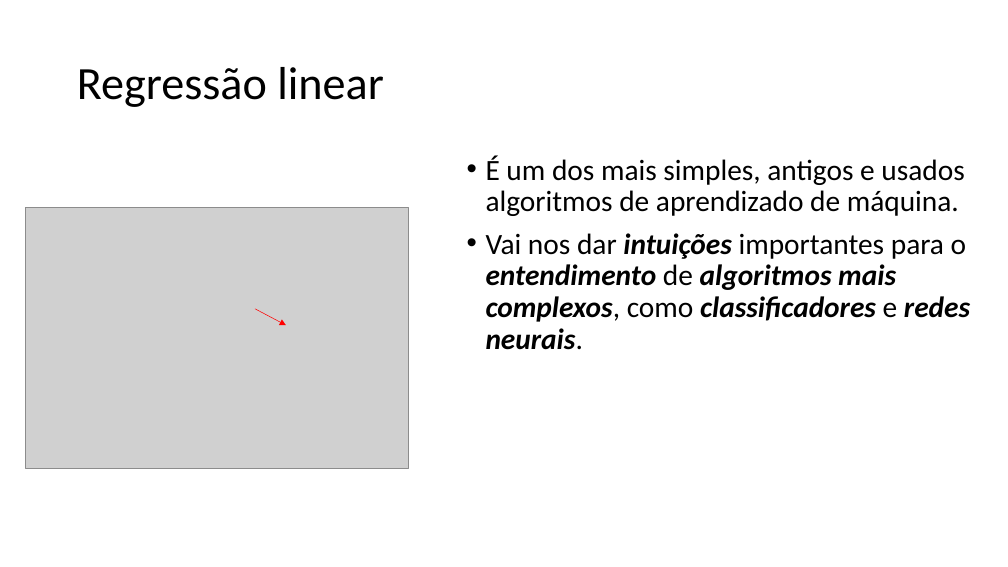
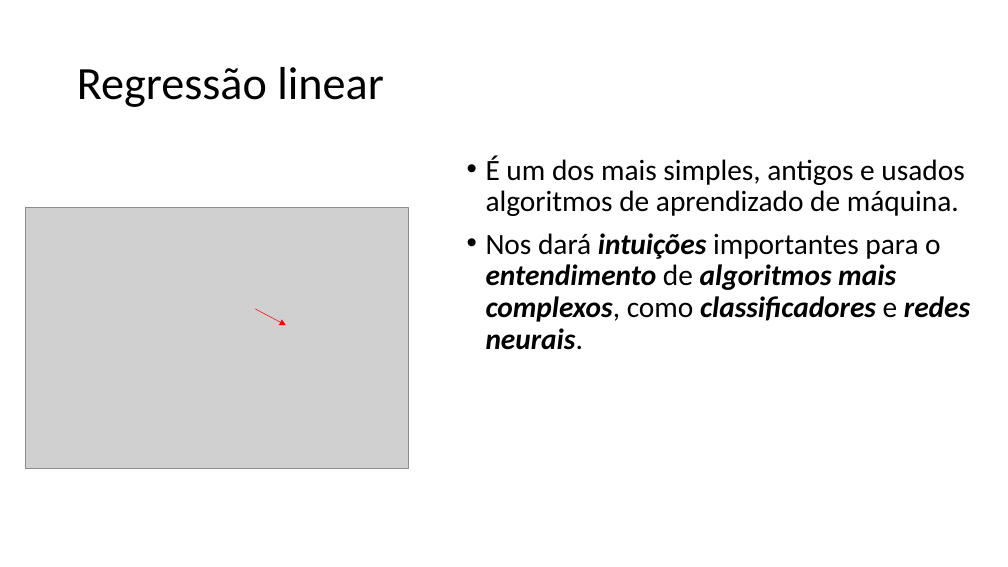
Before and after one commit to zz4fap/c24_inteligencia_artificial, a slide deck: slide 6 of slides/C24_Regressão.pptx. Drawn at 1008x567 pixels with LibreOffice and Linux fonts; fonts in the diff are those of the drawing; grey boxes stand for pictures. Boxes give left, top, right and bottom in pixels: in the first picture for what was removed or moved away, otherwise in the second. Text is boxed around its words. In the diff, an @@ line names an element or a change of style, - is before the commit and + after.

Commit message:
update of slides

```diff
--- a/slides/C24_Regressão.pptx
+++ b/slides/C24_Regressão.pptx
@@ text at (486,233,970,350): text changed @@
-• Vai nos dar intuições importantes para o entendimento de algoritmos mais complexos, como classificadores e redes neurais.
+• Nos dará intuições importantes para o entendimento de algoritmos mais complexos, como classificadores e redes neurais.
```
Also in this commit, not shown: 2 slides added.
